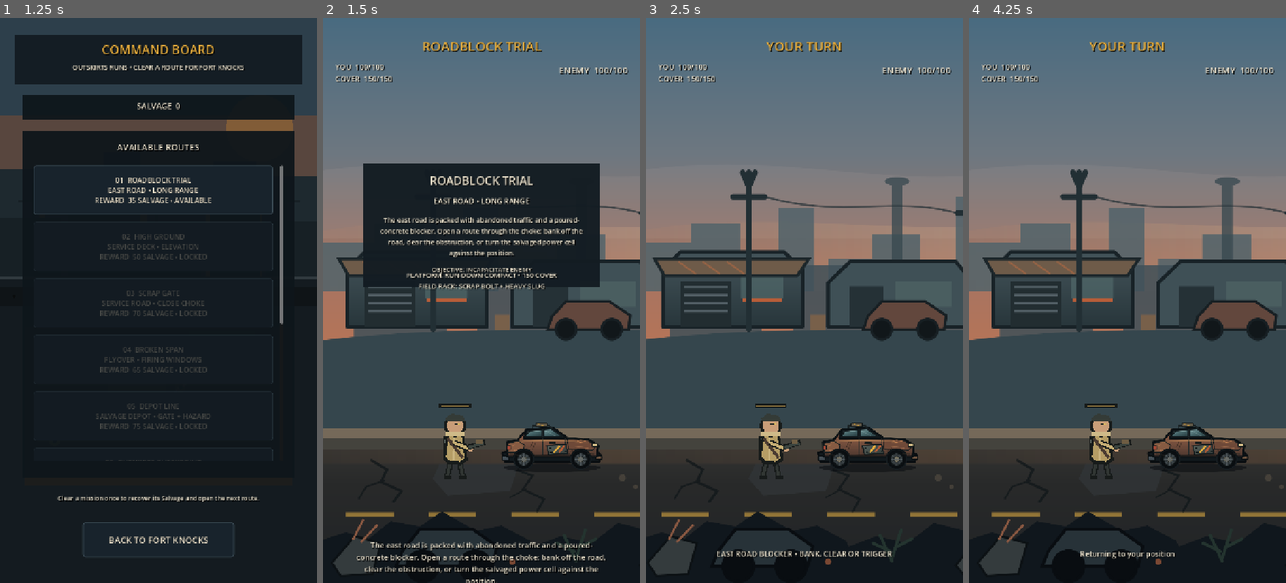
Above: before the commit, frames 1-4 (left to right).
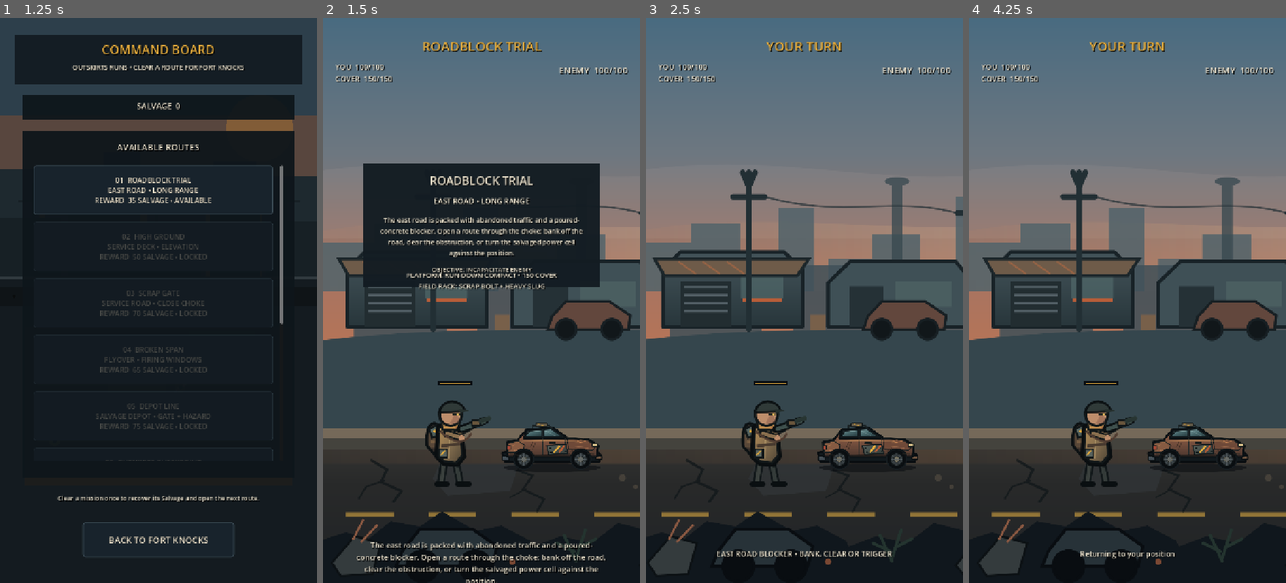
Above: after the commit, the same moments.

Repository: phantompixel-developer/FortKnocks
Game: Godot game, scene res://game/core/app.tscn
Same seed, same stepped clock (60 frames per second), same inputs: the game is played once before the commit and once after it.
Inputs (mouse positions are in pixels of both pictures, inside the frame that each line leads up to):
- Up to frame 1 (1.25 s): click "COMMAND BOARD CHOOSE THE NEXT…" at 0.5 s
- Up to frame 2 (1.5 s): click "01 ROADBLOCK TRIAL EAST ROAD …" at 1.25 s
- Up to frame 3 (2.5 s): tap Enter at 2 s; move the mouse to (874, 272) at 2.02 s; click (874, 272) at 2.17 s
- Up to frame 4 (4.25 s): drag from (1064, 328) to (1111, 413) at 2.77 s; move the mouse to (1159, 176) at 3.52 s; click (1159, 176) at 3.67 s

Frame 1 is identical in both runs. In frame 2, 1.4% of the frame differs, in the area x 32-53%, y 64-83%; in frame 3, 1.4%; in frame 4, 1.4%.

Commit message:
art: enable production survivor for player combatant

Diff:
--- a/game/battle/battle.tscn
+++ b/game/battle/battle.tscn
@@ -52,6 +52,7 @@
 display_name = "You"
 facing = 1
 accent_color = Color(0.77, 0.67, 0.43, 1)
+use_production_survivor = true
 
 [node name="CollisionShape2D" type="CollisionShape2D" parent="World/Player"]
 position = Vector2(0, -59)
